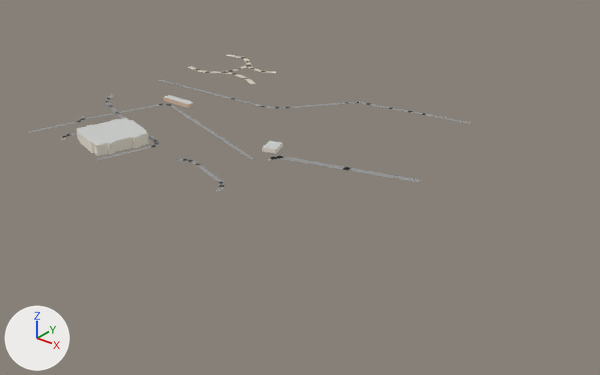
Before and after pictures for a commit that changed the glTF model godot/shahar/bolak_-7_-19.glb.
Both versions are drawn from a 50 mm camera at (685.0, -826.0, 299.0) aimed at (206.0, -227.0, -72.0). Arrows for +X, +Y and +Z are at lower left; the lights stay in place. The picture after the commit comes second. Objects named as collision shapes, trigger or cutter boxes, shadow casters or lower levels of detail are left out. Vertices at exactly the same position are counted once.

In view in the first picture: 'Devor_Suvoq-col', 'Tom_Shifer', 'Yol_Mahalla' and 2 more.
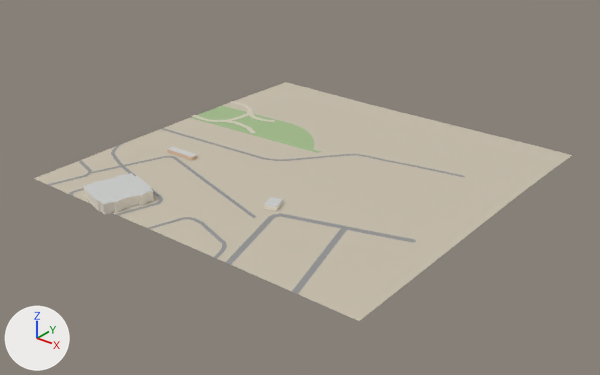
Location of each change, [x1, y1, x2, y2] in pixels of the pictures (600 x 375 px; the box of a moved part takes in the faces that stretch with it):
'Yer_Tuproq-col', added: after [34, 82, 572, 321]
'Yol_Mahalla-col', added: after [47, 128, 465, 294]
'Tom_Shifer', reshaped (9% taller): before [77, 95, 282, 150]; after [83, 147, 283, 207]
'Yer_Maysa', added (green): after [190, 106, 321, 153]
'Yol_Mahalla', deleted: before [28, 79, 470, 191]
'Devor_Suvoq-col', mesh moved: before [76, 120, 283, 156]; after [83, 176, 283, 215]
part 2 of me_tom_shifer, moved or reshaped: before [77, 118, 147, 145]; after [83, 173, 153, 204]
part 3 of me_tom_shifer, deleted: before [262, 141, 282, 150]
part 4 of me_tom_shifer, deleted: before [165, 95, 193, 104]
part 5 of me_tom_shifer, added: after [264, 197, 283, 207]
part 6 of me_tom_shifer, added: after [169, 147, 197, 157]

The change, as a diff of the scene's bpy script:
```diff
--- a/godot/shahar/bolak_-7_-19.glb.py
+++ b/godot/shahar/bolak_-7_-19.glb.py
@@ mat_yer_tuproq @@
+mat_yer_tuproq = principled_material('Yer_Tuproq')
+mat_yer_tuproq.base_color = (0.58, 0.522, 0.42)  # light grey #c8bfad
+mat_yer_tuproq.roughness = 1.0
@@ mat_yer_maysa @@
+mat_yer_maysa = principled_material('Yer_Maysa')
+mat_yer_maysa.base_color = (0.361, 0.502, 0.259)  # green #a2bc8b
+mat_yer_maysa.roughness = 1.0
@@ me_devor_suvoq @@
 # used by ob_devor_suvoq_col; location = (0.0, 0.0, 0.0)
-me_devor_suvoq.from_pydata(...)  # 64 vertices, 64 faces; spans x 71.0..238.0, y -406.0..-286.0, z 0.0..10.0
+me_devor_suvoq.from_pydata(...)  # 64 vertices, 64 faces; spans x 71.0..238.0, y -406.0..-286.0, z -59.0..-48.0
+# me_devor_suvoq part 1: the whole mesh is moved by (0.0, 0.0, -59.0)
 me_devor_suvoq.materials.append(mat_devor_suvoq)
@@ me_tom_shifer @@
 # used by ob_tom_shifer; location = (0.0, 0.0, 0.0)
 # verts and faces of me_tom_shifer; kept vertices keep their numbers, new ones are numbered from 36
-me_tom_shifer.from_pydata(...)  # 36 vertices, 30 faces; spans x 57.0..238.0, y -406.0..-261.0, z 4.0..10.0
+me_tom_shifer.from_pydata(...)  # 36 vertices, 30 faces; spans x 57.0..238.0, y -406.0..-261.0, z -55.0..-48.0
+# me_tom_shifer part 2: the loose piece of 28 vertices spanning x 71.0..132.0, y -406.0..-345.0, z 10.0 is moved by (0.0, 0.0, -59.0)
+# me_tom_shifer part 3: the loose piece of 4 vertices spanning x 221.0..238.0, y -307.0..-286.0, z 4.0 is deleted
+# me_tom_shifer part 4: the loose piece of 4 vertices spanning x 57.0..93.0, y -270.0..-261.0, z 4.0 is deleted
+# me_tom_shifer part 5
+verts[36] = (233.0, -286.0, -54.0)  # pixel (283, 199)
+verts[37] = (221.0, -290.0, -54.0)  # pixel (270, 197)
+verts[38] = (226.0, -307.0, -54.0)  # pixel (263, 204)
+verts[39] = (238.0, -303.0, -54.0)  # pixel (276, 207)
+faces += [(36, 37, 39), (37, 38, 39)]
+# me_tom_shifer part 6
+verts[40] = (93.0, -269.0, -55.0)  # pixel (191, 157)
+verts[41] = (93.0, -261.0, -55.0)  # pixel (197, 154)
+verts[42] = (57.0, -262.0, -55.0)  # pixel (172, 146)
+verts[43] = (57.0, -270.0, -55.0)  # pixel (167, 149)
+faces += [(40, 41, 43), (41, 42, 43)]
 me_tom_shifer.materials.append(mat_tom_shifer)
@@ me_yol_mahalla_1 @@
+me_yol_mahalla_1.from_pydata(...)  # 456 vertices, 464 faces; spans x 0.0..370.0, y -400.0..-125.0, z -59.0..-58.0
+me_yol_mahalla_1.materials.append(mat_yol_mahalla)  # grey #949494
@@ me_yer_tuproq @@
+me_yer_tuproq.from_pydata(...)  # 441 vertices, 800 faces; spans x 0.0..400.0, y -400.0..0.0, z -63.0..-57.0
+me_yer_tuproq.materials.append(mat_yer_tuproq)  # light grey #c8bfad
@@ me_yer_maysa @@
+me_yer_maysa.from_pydata(...)  # 78 vertices, 93 faces; spans x 0.0..188.0, y -181.0..-118.0, z -60.0..-59.0
+me_yer_maysa.materials.append(mat_yer_maysa)  # green #a2bc8b
@@ ob_yol_mahalla @@
-ob_yol_mahalla = bpy.data.objects.new('Yol_Mahalla', me_yol_mahalla)
-ob_yol_mahalla.location = (0.0, 0.0, 0.0)
@@ ob_yol_mahalla_col @@
+ob_yol_mahalla_col = bpy.data.objects.new('Yol_Mahalla-col', me_yol_mahalla_1)
+ob_yol_mahalla_col.location = (0.0, 0.0, 0.0)
@@ ob_yer_tuproq_col @@
+ob_yer_tuproq_col = bpy.data.objects.new('Yer_Tuproq-col', me_yer_tuproq)
+ob_yer_tuproq_col.location = (0.0, 0.0, 0.0)
@@ ob_yer_maysa @@
+ob_yer_maysa = bpy.data.objects.new('Yer_Maysa', me_yer_maysa)
+ob_yer_maysa.location = (0.0, 0.0, 0.0)
```
